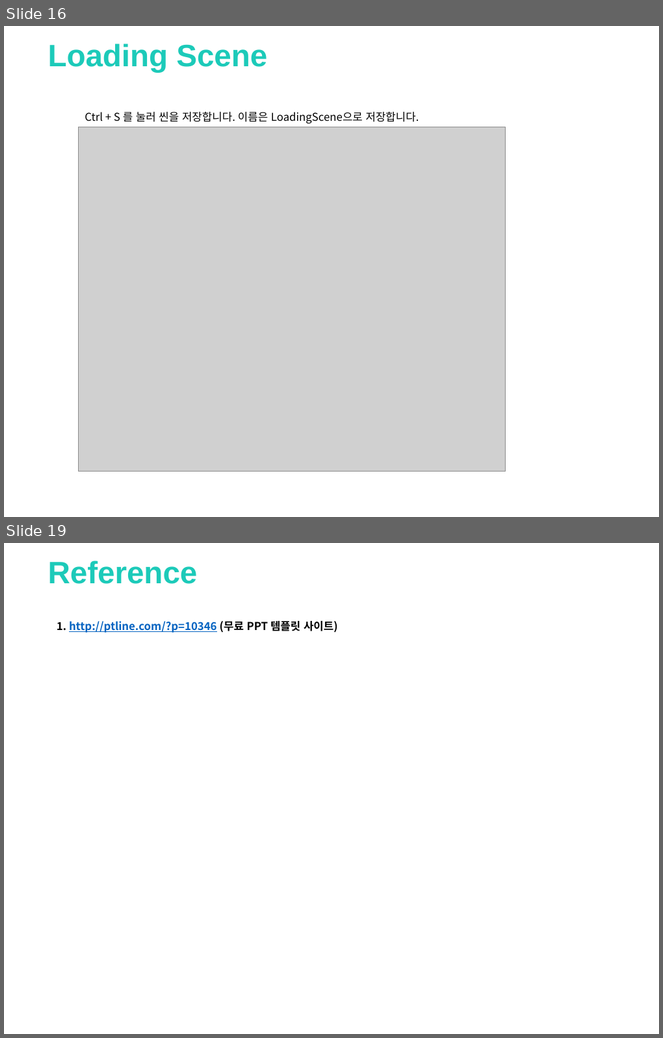
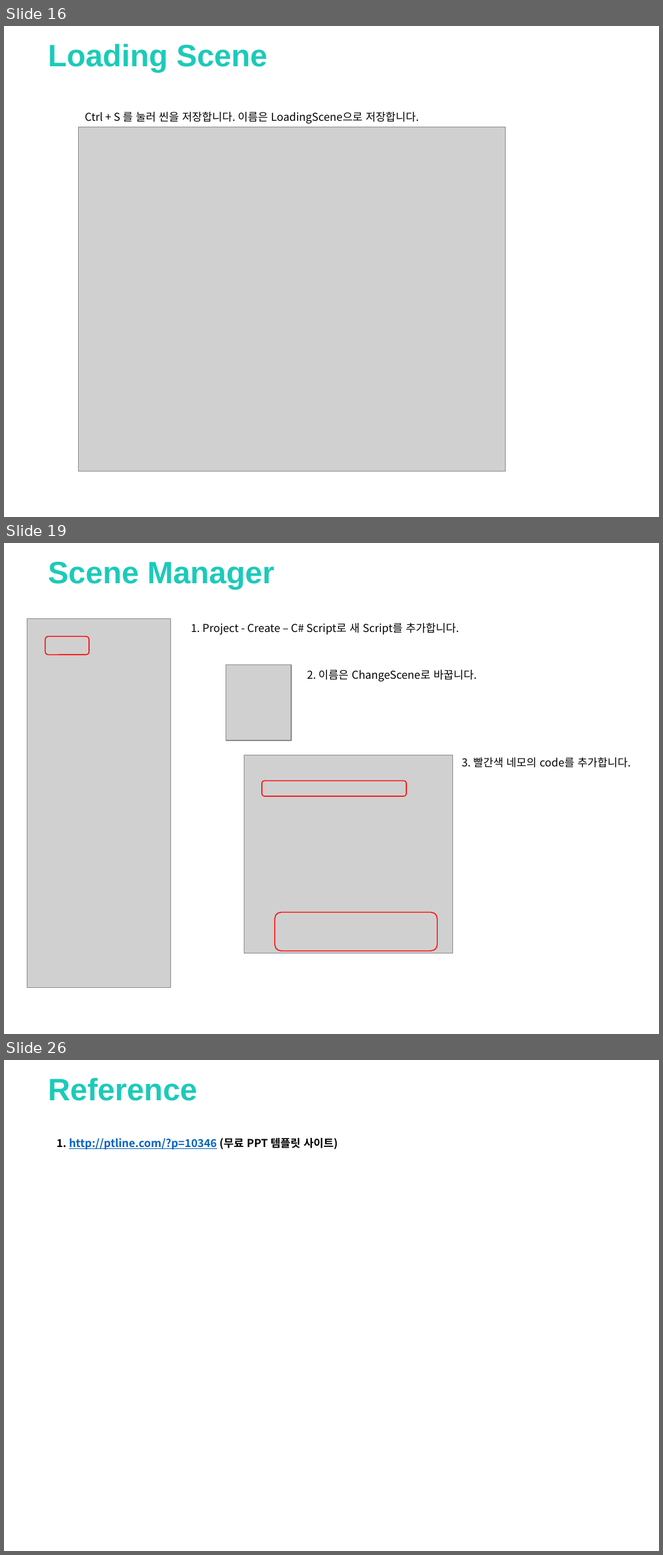
Before and after one commit to clianor/Unity-Final-Project, a slide deck: 기말과제.pptx. Shown one above the other, each under a label of ours: slides 16 and 19 before the commit, slides 16, 19 and 26 after it; the slides between them are not shown. The pictures are 663x1038 and 663x1555 pixels, drawn with LibreOffice and Linux fonts; fonts in the diff are those of the drawing; grey boxes stand for pictures; background and template pictures are left out. Boxes give left, top, right and bottom in pixels: in the first picture for what was removed or moved away, otherwise in the second. Text is boxed around its words. In the diff, an @@ line names an element or a change of style, - is before the commit and + after.

Commit message:
Loding Scene PPT Update

```diff
--- a/기말과제.pptx
+++ b/기말과제.pptx
@@ slide 19 added at (4,543,659,1034), background picture (left out) @@
@@ text added at (48,561,274,590), 34 pt, text #1CCAB9, bold @@
+Scene Manager
@@ picture added at (27,618,170,988) @@
@@ rounded rectangle added at (46,637,89,655), outline #FF0000 1 pt @@
@@ text added at (191,623,459,635), 12 pt, text #000000 @@
+1. Project - Create – C# Script로 새 Script를 추가합니다.
@@ picture added at (226,665,292,741) @@
@@ text added at (307,670,477,681), 12 pt, text #000000 @@
+2. 이름은 ChangeScene로 바꿉니다.
@@ picture added at (244,756,452,954) @@
@@ text added at (462,757,631,768), 12 pt, text #000000 @@
+3. 빨간색 네모의 code를 추가합니다.
@@ rounded rectangle added at (262,781,406,797), outline #FF0000 1 pt @@
@@ rounded rectangle added at (274,913,437,951), outline #FF0000 1 pt @@
@@ what was slide 19 is now slide 26 @@
```
Also in this commit, not shown: 8 other slides added, 2 slides removed, 25 other files.
